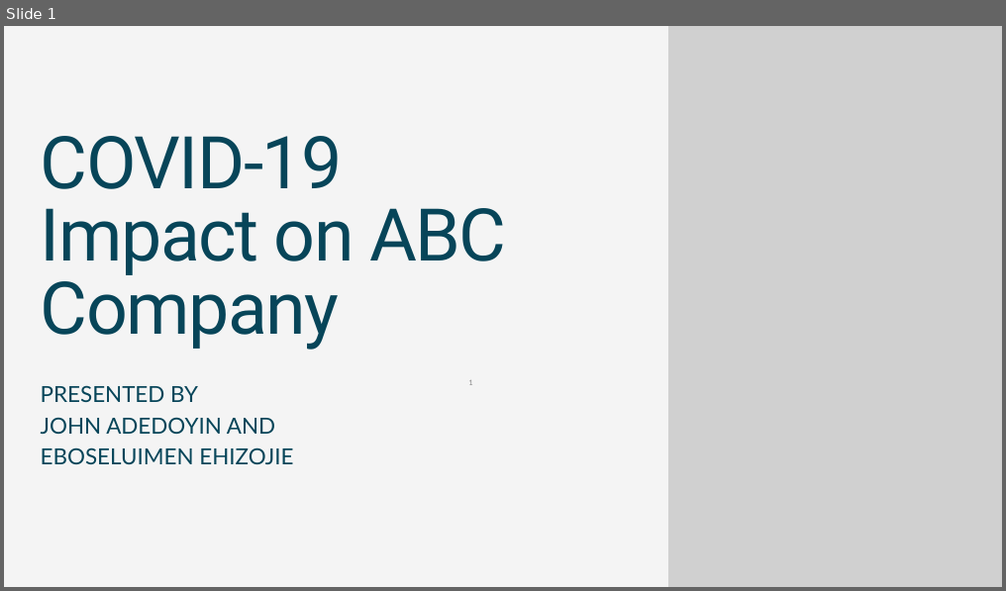
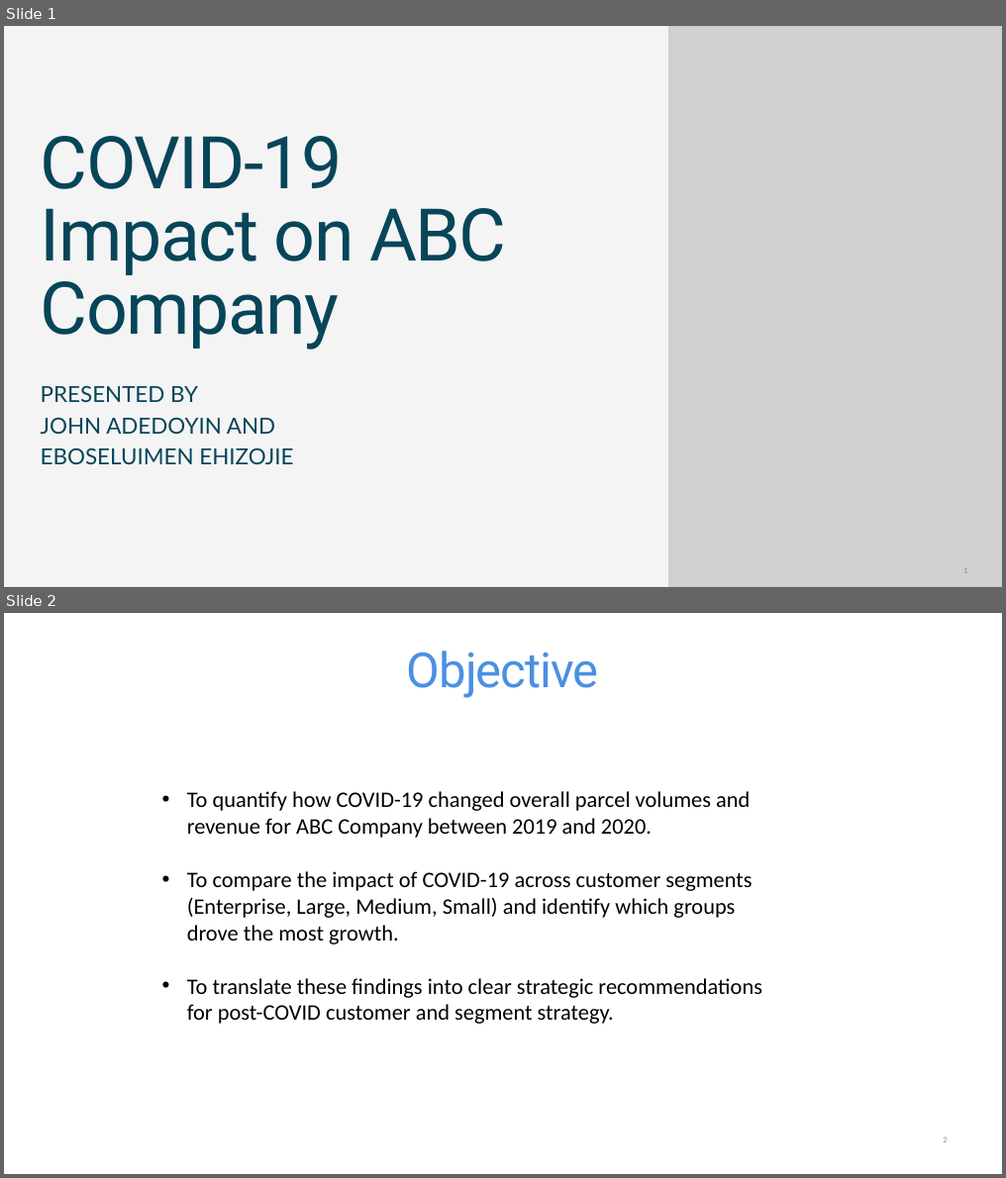
Before and after one commit to John-Adedoyin-001/Data-program-COMP-603_PROJECT-EBOSELE-AND-JOHN, a slide deck: John-Ebose-Project-Presentation--COVID-19-Impact-on-ABC-Company.pptx. Shown one above the other, each under a label of ours: slide 1 before the commit, slides 1 and 2 after it. The pictures are 1006x591 and 1006x1178 pixels, drawn with LibreOffice and Linux fonts; fonts in the diff are those of the drawing; grey boxes stand for pictures. Boxes give left, top, right and bottom in pixels: in the first picture for what was removed or moved away, otherwise in the second. Text is boxed around its words. In the diff, an @@ line names an element or a change of style, - is before the commit and + after.

```diff
--- a/John-Ebose-Project-Presentation--COVID-19-Impact-on-ABC-Company.pptx
+++ b/John-Ebose-Project-Presentation--COVID-19-Impact-on-ABC-Company.pptx
@@ slide 2 added at [4,613,1002,1174], background #FFFFFF @@
@@ text added at [407,651,599,698], 70 pt, text #4A90E2 @@
+Objective
@@ text added at [187,791,762,1024], 32 pt, text #000000 @@
+• To quantify how COVID-19 changed overall parcel volumes and revenue for ABC Company between 2019 and 2020.
+• To compare the impact of COVID-19 across customer segments (Enterprise, Large, Medium, Small) and identify which groups drove the most growth.
+• To translate these findings into clear strategic recommendations for post-COVID customer and segment strategy.
@@ page number added at [943,1137,946,1143], 12 pt, text #8C8C8C @@
+2
@@ slide 1 changed as well @@
@@ page number: place and size @@
-page number at [468,380,472,385]
+page number at [963,569,967,573]
```
Also in this commit, not shown: 7 other slides changed, 4 other slides added, 4 slides removed, 3 other files.
